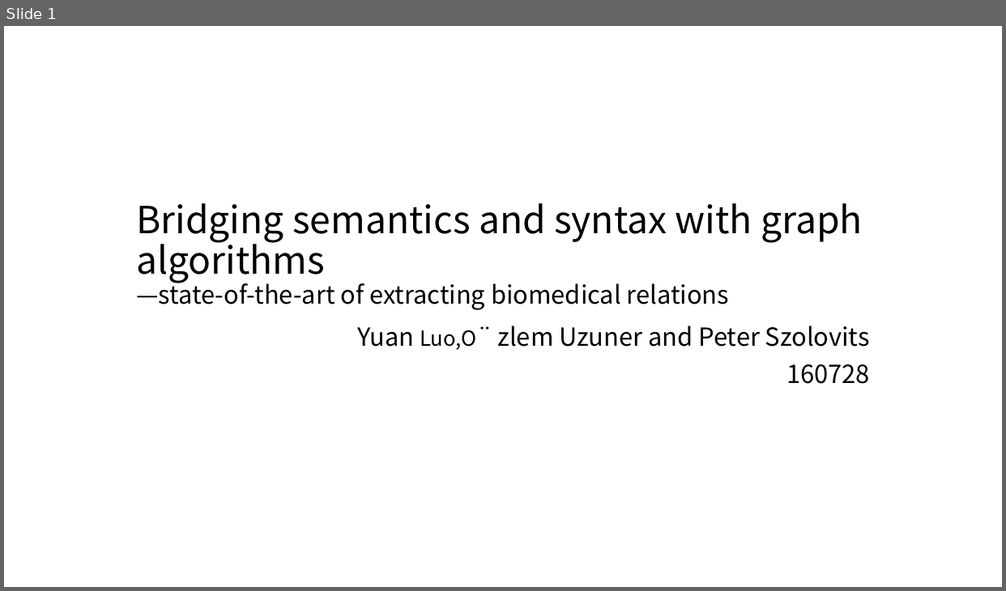
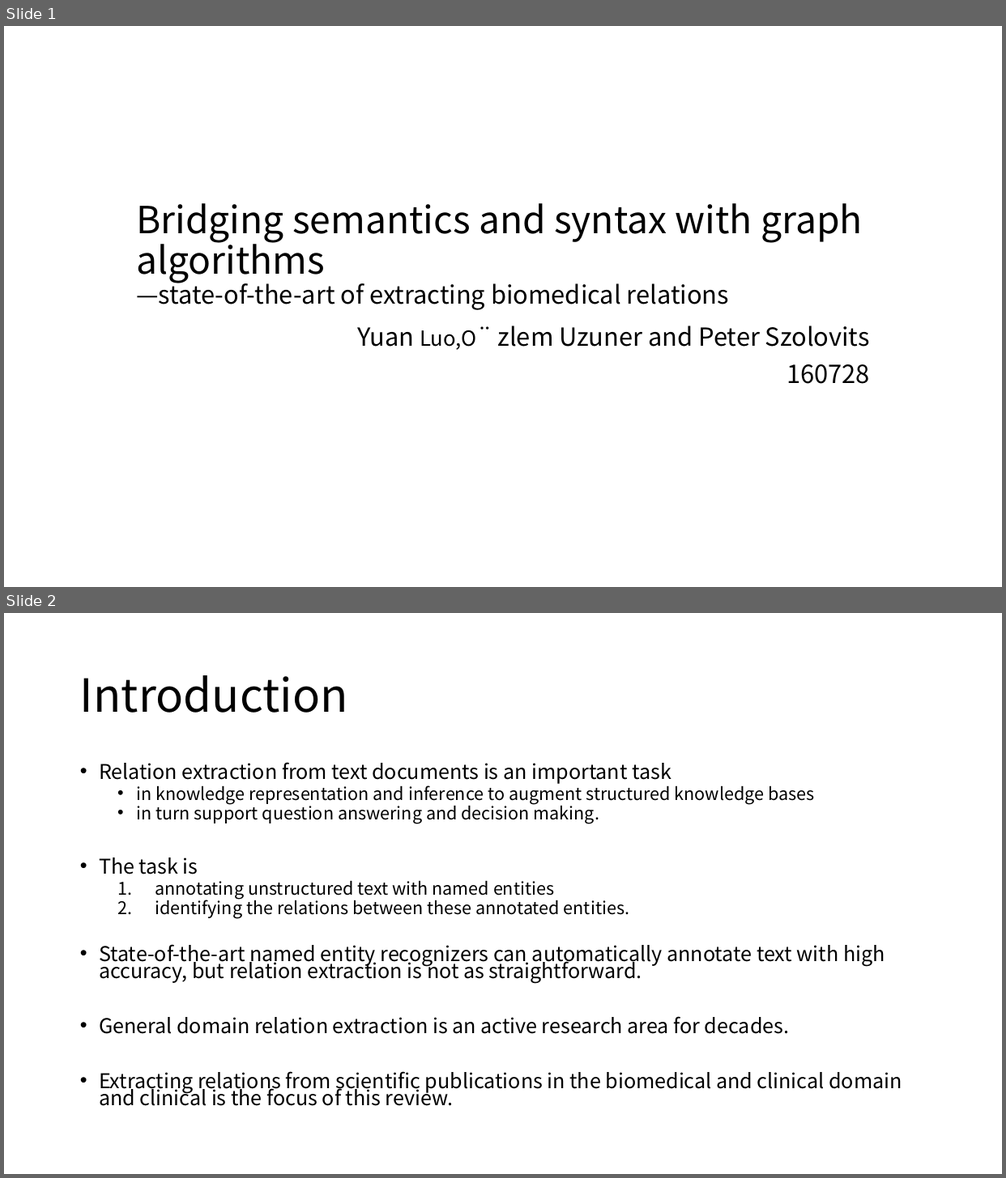
Before and after one commit to moklise/TIL, a slide deck: Review/Brief Bioinform_2016_Luo_Bridging semantics and syntax with graph algorithm/Bridging semantics and syntax with graph.pptx. Shown one above the other, each under a label of ours: slide 1 before the commit, slides 1 and 2 after it. The pictures are 1006x591 and 1006x1178 pixels, drawn with LibreOffice and Linux fonts; fonts in the diff are those of the drawing. Boxes give left, top, right and bottom in pixels: in the first picture for what was removed or moved away, otherwise in the second. Text is boxed around its words. In the diff, an @@ line names an element or a change of style, - is before the commit and + after.

```diff
--- a/Review/Brief Bioinform_2016_Luo_Bridging semantics and syntax with graph algorithm/Bridging semantics and syntax with graph.pptx
+++ b/Review/Brief Bioinform_2016_Luo_Bridging semantics and syntax with graph algorithm/Bridging semantics and syntax with graph.pptx
@@ slide 2 added at box(4, 613, 1002, 1174), background #FFFFFF @@
@@ title added at box(80, 675, 348, 713), 44 pt, text #000000 @@
+Introduction
@@ text added at box(99, 762, 901, 1106), 19.6 pt, text #000000 @@
+• Relation extraction from text documents is an important task
+  • in knowledge representation and inference to augment structured knowledge bases
+  • in turn support question answering and decision making.
+• The task is
+  1. annotating unstructured text with named entities
+  2. identifying the relations between these annotated entities.
+• State-of-the-art named entity recognizers can automatically annotate text with high accuracy, but relation extraction is not as straightforward.
+• General domain relation extraction is an active research area for decades.
+• Extracting relations from scientific publications in the biomedical and clinical domain and clinical is the focus of this review.
```
Also in this commit, not shown: 15 other slides added, 1 slide removed, 2 other files.
